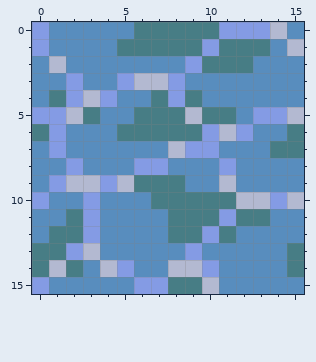
Edited in one commit: pixel-art sprite (Assets/Sprites/LevelObjects/Water.png). Above is the file before it was changed.
The file is 16x16 pixels.
The same view after the edit:
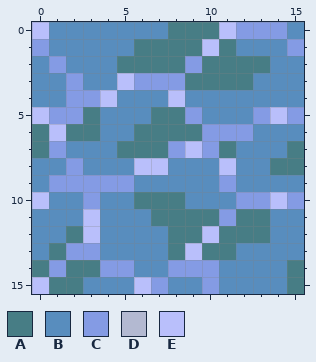
Palette (. is transparent): A #477d85  B #588dbe  C #849be4  D #b3b9d1  E #b9bffb
From the commit log: Water: slight change to asset coloring
The exact change:
Changed rows in their new state; - is an unchanged pixel.
first column x 0:
 0 E-----BB---E--C-
 1 -----B----E-BB-C
 2 -C---AAAA----A--
 3 -----ECC-AAAA---
 4 -B-CE--BEB------
 5 E-C---B--CBB--EC
 6 -EAA-B-----C---B
 7 A----AAACE-A--B-
 8 ------EE---E--AA
 9 --CC-CBBB--C----
10 E-----A--BBBCCEC
11 --BE---A--------
12 -B-E------E-AA--
13 B--C----AEAA---B
14 -C-AC---CC------
15 EAA---E-BBC----A
Boxes around the changes in both pictures, in picture pixels (x1, y1, x2, y2):
changed: (32, 22, 304, 294)
